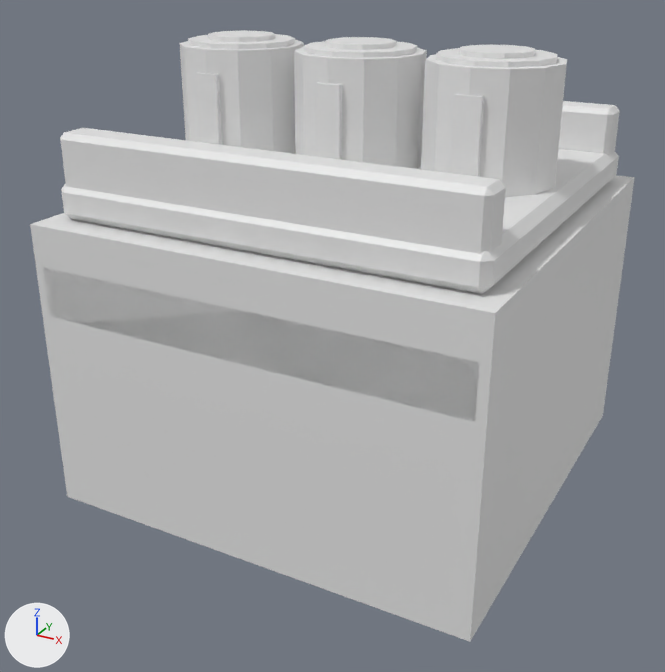
An edit to the FBX model Assets/TetherRush/Resources/ArtModels/CapacitorBank.fbx, drawn before and after from the same camera.
Before and after are seen from a 50 mm lens placed at (0.924, -1.802, 0.71), pointed at (-0.02, -0.085, -0.148). Arrows for +X, +Y and +Z are at lower left; the lights stay in place. The first picture is the older version. Where no turn or scale is listed for an object, it has been applied to the vertices.

The first picture shows 'CapacitorBankMesh'.
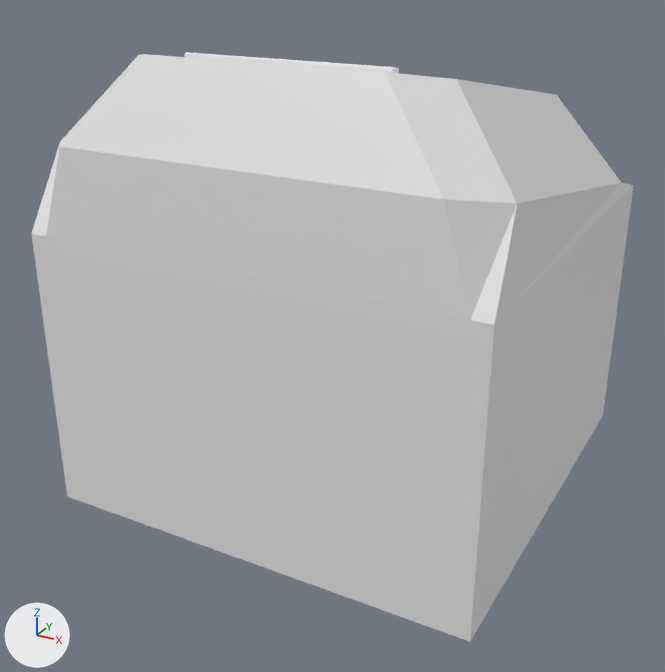
What differs and where, as boxes [x1, y1, x2, y2] in the pictures (665 x 672 px):
'CapacitorBankMesh', reshaped
    before: [30, 30, 635, 642]
    after: [31, 52, 634, 642]
part 1 of me_cube_013, added
    after: [185, 52, 399, 73]
part 2 of me_cube_013, deleted
    before: [43, 30, 620, 421]
part 3 of me_cube_013, built on
    before: [30, 175, 635, 423]
    after: [31, 54, 634, 423]

Patch to the scene script:
```diff
--- a/Assets/TetherRush/Resources/ArtModels/CapacitorBank.fbx.py
+++ b/Assets/TetherRush/Resources/ArtModels/CapacitorBank.fbx.py
@@ me_cube_013 @@
 # used by ob_capacitorbankmesh; location = (0.0, 0.0, 0.0)
-me_cube_013.from_pydata(...)  # 352 vertices, 624 faces; spans x -0.5..0.5, y -0.5..0.5, z -0.5..0.5
+me_cube_013.from_pydata(...)  # 64 vertices, 116 faces; spans x -0.5..0.5, y -0.5..0.5, z -0.5..0.5
+# me_cube_013 part 1: a new loose piece of 24 vertices spanning x -0.225..0.225, y -0.313..-0.287, z 0.48..0.496, in mat_accent (white #e7e7e7)
+# me_cube_013 part 2: 19 loose pieces with 344 vertices, spanning x -0.48..0.48, y -0.5..0.45, z -0.04..0.5, are deleted
+# me_cube_013 part 3
+# 4 vertices are removed from x -0.5..0.5, y -0.5..0.5, z 0.16
+# 12 faces are deleted
+# 28 vertices are added at x -0.5..0.5, y -0.5..0.5, z -0.5..0.5
+# 60 new faces join them, mat_body (white #e7e7e7)
+# other edits to the shape of me_cube_013 do not show in these pictures
 me_cube_013.materials.append(mat_body)
```
